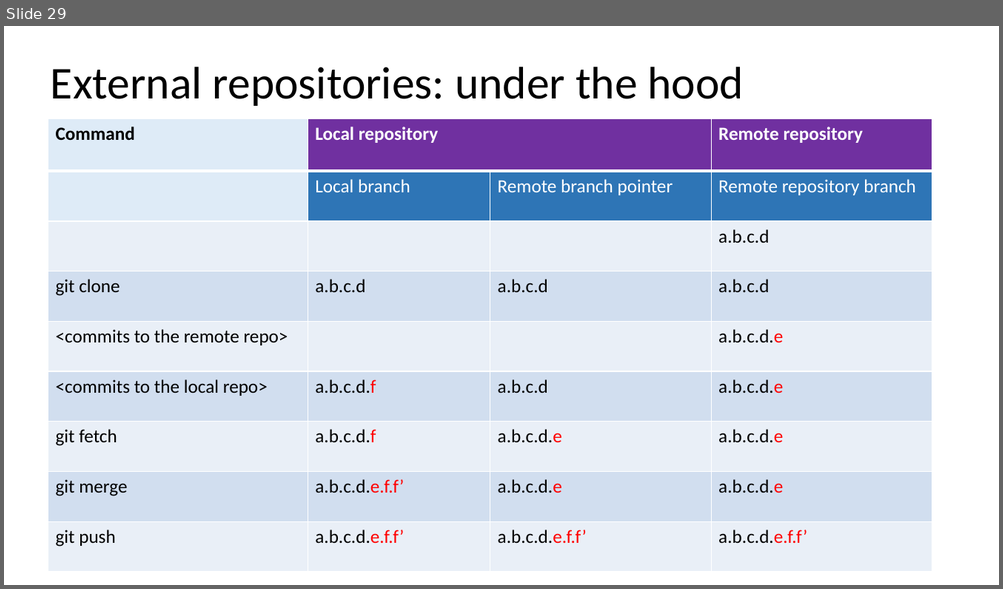
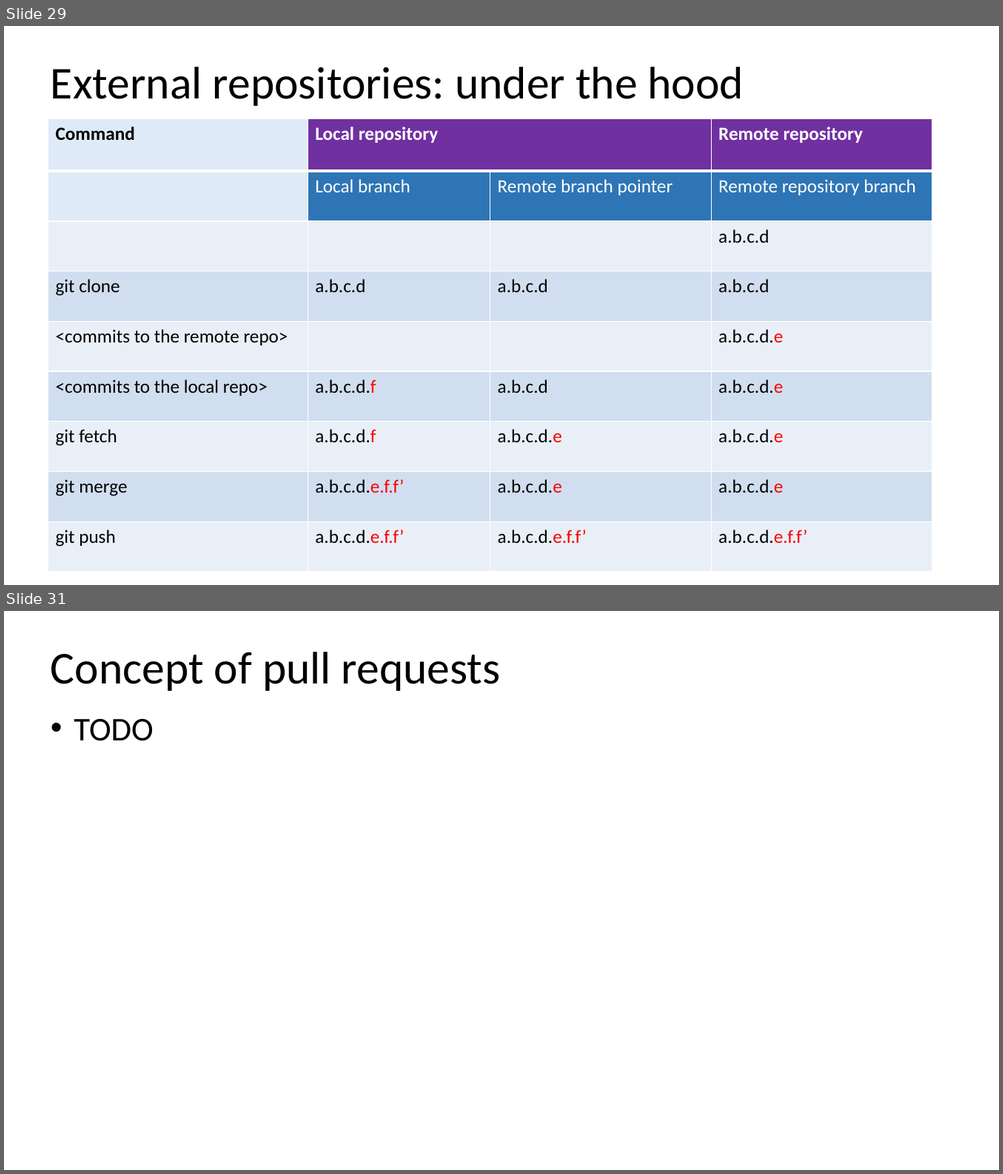
Before and after one commit to ogvolkov/git-101, a slide deck: git101.pptx. Shown one above the other, each under a label of ours: slide 29 before the commit, slides 29 and 31 after it; the slides between them are not shown. The pictures are 1003x589 and 1003x1174 pixels, drawn with LibreOffice and Linux fonts; fonts in the diff are those of the drawing. Boxes give left, top, right and bottom in pixels: in the first picture for what was removed or moved away, otherwise in the second. Text is boxed around its words. In the diff, an @@ line names an element or a change of style, - is before the commit and + after.

```diff
--- a/git101.pptx
+++ b/git101.pptx
@@ slide 31 added at bbox=[4, 611, 999, 1170], background #FFFFFF @@
@@ text added at bbox=[51, 652, 501, 691], 44 pt, text #000000 @@
+Concept of pull requests
@@ text added at bbox=[74, 719, 153, 741], 32 pt, text #000000 @@
+• TODO
@@ line added from (132, 815) to (134, 957), #FFFFFF 4.5 pt dashed @@
```
Also in this commit, not shown: 2 slides changed, 6 other slides added, 1 slide removed.
